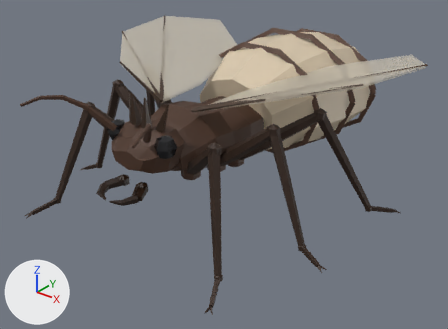
The glTF model Модели/Жуки/queen.glb as it was, and as the next commit left it.
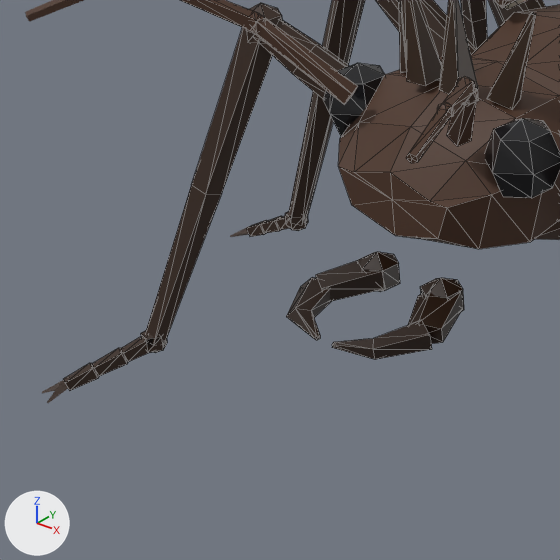
Each version is shown whole from a 50 mm lens placed at (3.752, -4.329, 3.224), pointed at (-0.03, 0.399, 0.293), then close up on the part from 3% to 39% of the width and 31% to 80% of the height. Lighting does not change. The marker at lower left points along +X, +Y and +Z. The first two pictures are the older version. The close-ups show mesh edges as thin lines. Where no turn or scale is listed for an object, it has been applied to the vertices. Vertices at exactly the same position are counted once.

The older version as bpy lines, for what is in view:
```python
ob_femur001 = bpy.data.objects.new('Femur001', me_femur001)
ob_femur001.location = (0.0, 0.0, 0.0)
ob_mandiblebase002 = bpy.data.objects.new('MandibleBase002', me_mandiblebase002)
ob_mandiblebase002.location = (0.0, 0.0, 0.0)
ob_mandiblebase003 = bpy.data.objects.new('MandibleBase003', me_mandiblebase003)
ob_mandiblebase003.location = (0.0, 0.0, 0.0)
ob_mandiblejoint002 = bpy.data.objects.new('MandibleJoint002', me_mandiblejoint002)
ob_mandiblejoint002.location = (0.0, 0.0, 0.0)
ob_mandiblejoint003 = bpy.data.objects.new('MandibleJoint003', me_mandiblejoint003)
ob_mandiblejoint003.location = (0.0, 0.0, 0.0)
ob_mandibletip002 = bpy.data.objects.new('MandibleTip002', me_mandibletip002)
ob_mandibletip002.location = (0.0, 0.0, 0.0)
ob_mandibletip003 = bpy.data.objects.new('MandibleTip003', me_mandibletip003)
ob_mandibletip003.location = (0.0, 0.0, 0.0)
# also in view: 'queen_crown' at (0.0, -0.764, 1.264); 'Tibia001' at (-0.913, -0.878, 0.614); 'ThoraxCore' at (0.0, -0.31, 0.865); 'EyeRight001' at (-0.3, -0.82, 1.02); 'AntSeg4002' at (0.647, -1.459, 1.402)
```
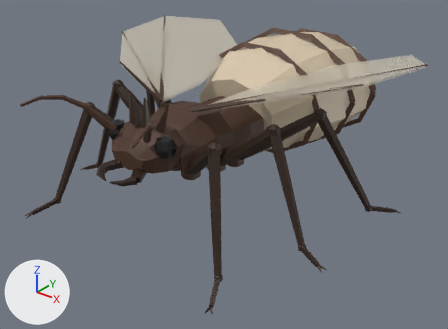
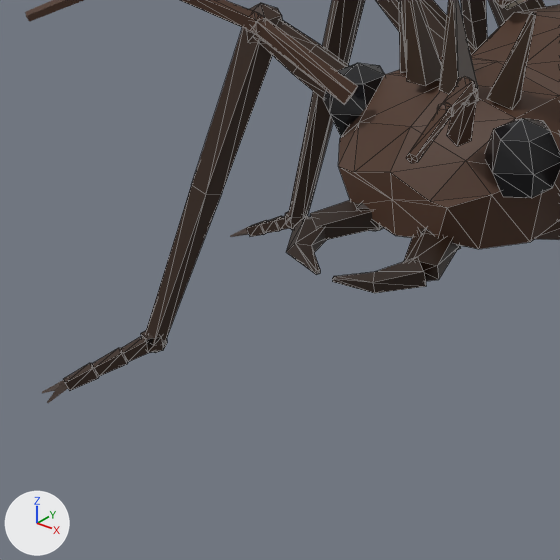
Patch to the scene script:
```diff
--- a/Модели/Жуки/queen.glb.py
+++ b/Модели/Жуки/queen.glb.py
@@ me_mandiblejoint002 @@
 # used by ob_mandiblejoint002; location = (0.0, 0.0, 0.0)
-me_mandiblejoint002.from_pydata(...)  # 14 vertices, 24 faces; spans x 0.0705..0.1695, y -1.0172..-0.9028, z 0.56..0.68
+me_mandiblejoint002.from_pydata(...)  # 14 vertices, 24 faces; spans x 0.0705..0.1695, y -1.0172..-0.9028, z 0.74..0.86
+# me_mandiblejoint002 part 1: the whole mesh is moved by (0.0, 0.0, 0.18)
 me_mandiblejoint002.materials.append(mat_queen_mand)
@@ me_mandiblebase002 @@
 # used by ob_mandiblebase002; location = (0.0, 0.0, 0.0)
-me_mandiblebase002.from_pydata(...)  # 12 vertices, 20 faces; spans x 0.063..0.239, y -1.127..-0.931, z 0.566..0.662
+me_mandiblebase002.from_pydata(...)  # 12 vertices, 20 faces; spans x 0.063..0.239, y -1.127..-0.931, z 0.746..0.842
+# me_mandiblebase002 part 2: the whole mesh is moved by (0.0, 0.0, 0.18)
 me_mandiblebase002.materials.append(mat_queen_mand)
@@ me_mandibletip002 @@
 # used by ob_mandibletip002; location = (0.0, 0.0, 0.0)
-me_mandibletip002.from_pydata(...)  # 17 vertices, 30 faces; spans x 0.027..0.24, y -1.267..-1.076, z 0.566..0.634
+me_mandibletip002.from_pydata(...)  # 17 vertices, 30 faces; spans x 0.027..0.238, y -1.247..-1.072, z 0.746..0.814
+# me_mandibletip002 part 3: 17 of 17 vertices moved; they spanned x 0.027..0.24, y -1.267..-1.076, z 0.566..0.634 and now span x 0.027..0.238, y -1.247..-1.072, z 0.746..0.814; mean shift (0.0, 0.013, 0.18)
 me_mandibletip002.materials.append(mat_queen_mand)
@@ me_mandiblejoint003 @@
 # used by ob_mandiblejoint003; location = (0.0, 0.0, 0.0)
-me_mandiblejoint003.from_pydata(...)  # 14 vertices, 24 faces; spans x -0.1695..-0.0705, y -1.0172..-0.9028, z 0.56..0.68
+me_mandiblejoint003.from_pydata(...)  # 14 vertices, 24 faces; spans x -0.1695..-0.0705, y -1.0172..-0.9028, z 0.74..0.86
+# me_mandiblejoint003 part 4: the whole mesh is moved by (0.0, 0.0, 0.18)
 me_mandiblejoint003.materials.append(mat_queen_mand)
@@ me_mandiblebase003 @@
 # used by ob_mandiblebase003; location = (0.0, 0.0, 0.0)
-me_mandiblebase003.from_pydata(...)  # 12 vertices, 20 faces; spans x -0.247..-0.072, y -1.124..-0.927, z 0.566..0.662
+me_mandiblebase003.from_pydata(...)  # 12 vertices, 20 faces; spans x -0.247..-0.072, y -1.124..-0.927, z 0.746..0.842
+# me_mandiblebase003 part 5: the whole mesh is moved by (0.0, 0.0, 0.18)
 me_mandiblebase003.materials.append(mat_queen_mand)
@@ me_mandibletip003 @@
 # used by ob_mandibletip003; location = (0.0, 0.0, 0.0)
-me_mandibletip003.from_pydata(...)  # 17 vertices, 30 faces; spans x -0.248..-0.027, y -1.268..-1.079, z 0.566..0.634
+me_mandibletip003.from_pydata(...)  # 17 vertices, 30 faces; spans x -0.246..-0.027, y -1.248..-1.076, z 0.746..0.814
+# me_mandibletip003 part 6: 17 of 17 vertices moved; they spanned x -0.248..-0.027, y -1.268..-1.079, z 0.566..0.634 and now span x -0.246..-0.027, y -1.248..-1.076, z 0.746..0.814; mean shift (0.0, 0.013, 0.18)
 me_mandibletip003.materials.append(mat_queen_mand)
```

What differs and where, as boxes (x1, y1, x2, y2) in the close-ups (560 x 560 px):
'MandibleTip002', reshaped (8% shorter): before (332, 322, 432, 359); after (332, 259, 426, 293)
'MandibleBase002', moved: before (408, 292, 462, 344); after (403, 230, 458, 281)
'MandibleBase003', moved: before (315, 259, 381, 301); after (310, 200, 376, 240)
'MandibleTip003', reshaped (11% narrower, 6% shorter): before (286, 277, 331, 340); after (286, 216, 326, 275)
'MandibleJoint003', moved (mostly hidden afterwards): before (359, 252, 400, 292); after (355, 203, 384, 231)
'MandibleJoint002', moved (mostly hidden afterwards): before (420, 278, 464, 311); after (418, 228, 461, 250)
